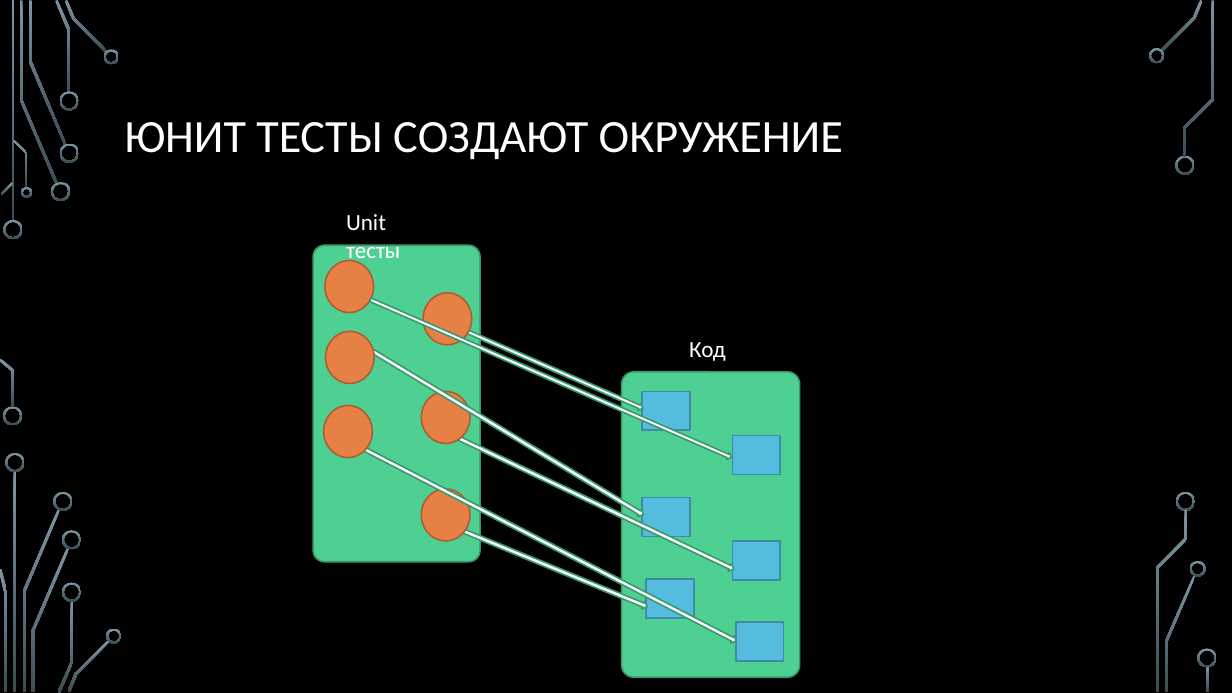
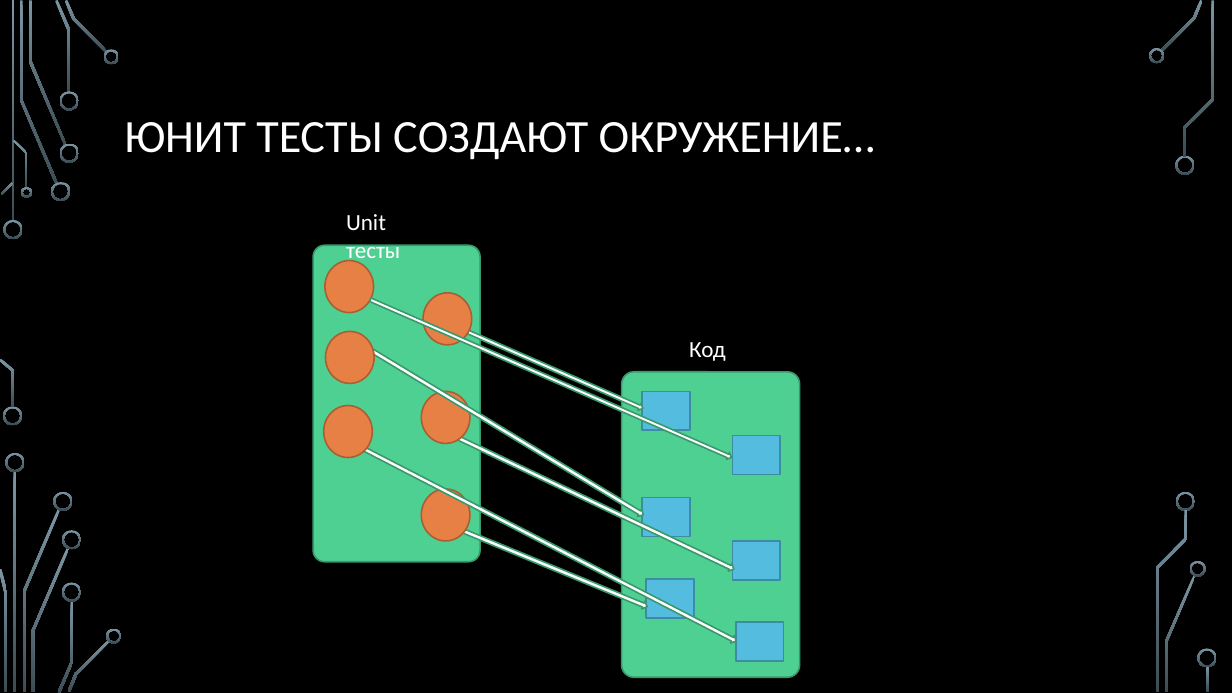
Before and after one commit to sergeyryskulov/Presentations, a slide deck: slide 4 of 04. Юнит тесты/Юнит тесты.pptx (slide 7 before the commit). Drawn at 1232x693 pixels with LibreOffice and Linux fonts; fonts in the diff are those of the drawing; background and template pictures are left out. Boxes give left, top, right and bottom in pixels: in the first picture for what was removed or moved away, otherwise in the second. Text is boxed around its words. In the diff, an @@ line names an element or a change of style, - is before the commit and + after.

Commit message:
юнит тесты

```diff
--- a/04. Юнит тесты/Юнит тесты.pptx
+++ b/04. Юнит тесты/Юнит тесты.pptx
@@ title at <box>125,122,875,160</box>: text changed @@
-ЮНИТ ТЕСТЫ СОЗДАЮТ ОКРУЖЕНИЕ
+ЮНИТ ТЕСТЫ СОЗДАЮТ ОКРУЖЕНИЕ…
```
Also in this commit, not shown: 2 other slides changed, 3 slides removed, 21 other files.
